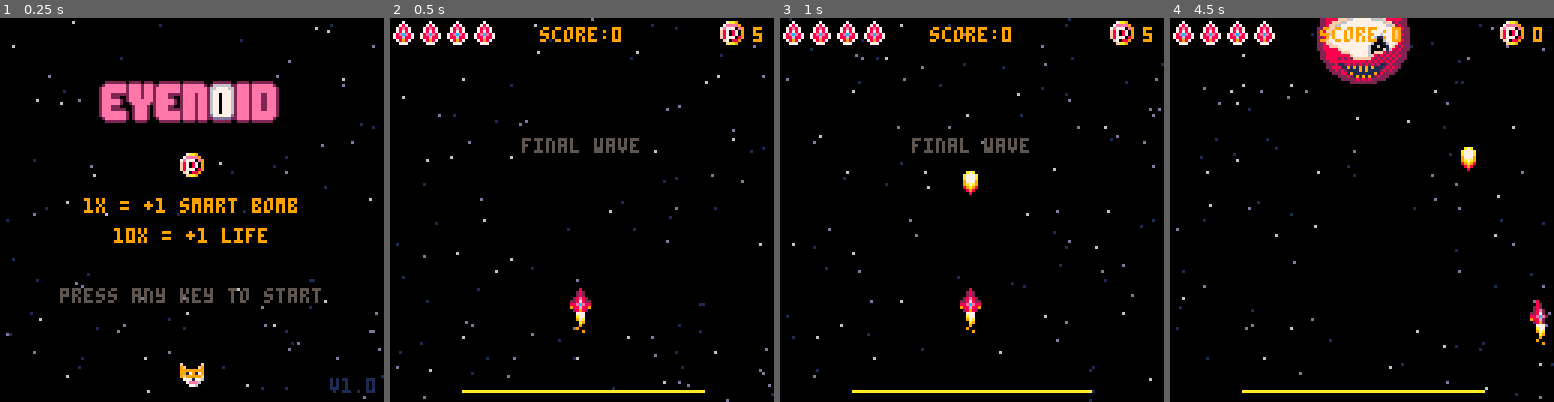
Above: before the commit, frames 1-4 (left to right).
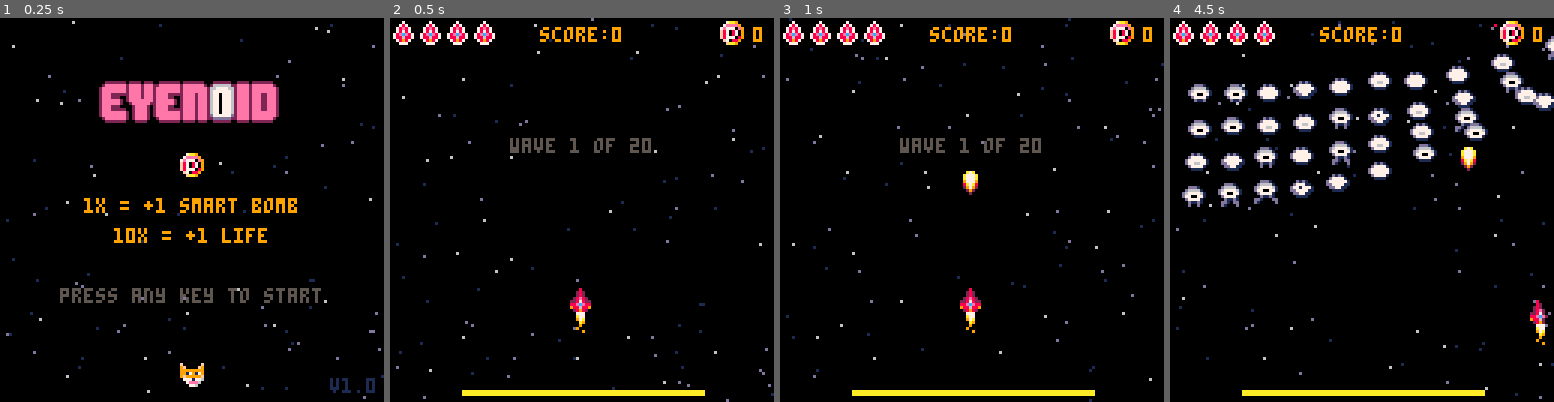
Above: after the commit, the same moments.

Repository: theRenard/shmup
Game: PICO-8 cartridge shmup_sep.p8
Two runs of this game, one before a commit and one after it. Both use one fixed random seed, a clock stepped at 60 frames per second and the inputs below.
Inputs:
- Up to frame 1 (0.25 s): no input
- Up to frame 2 (0.5 s): tap X (X key) at 0.33 s
- Up to frame 3 (1 s): tap O (Z key) at 0.7 s
- Up to frame 4 (4.5 s): tap X (X key) at 1.07, 1.85, 2.97, 4.08 s; hold Right 1.6-2.1 s; tap O (Z key) every 0.4 s from 1.7 to 4.1 s; hold Up 2.15-2.42 s; hold Right 2.47-3.03 s; hold Left 3.08-3.58 s; hold Down 3.63-3.97 s; hold Right from 4.02 s (still down)

Frame 1 is identical in both runs. In frame 2, 1.0% of the frame differs, in the area x 18-97%, y 3-99%; in frame 3, 1.1%; in frame 4, 12%, in the area x 3-100%, y 0-99%.

Commit message:
Refactor ship movement controls, adjust enemy attack frequency, and update enemy sprites

Diff:
--- a/behavior.lua
+++ b/behavior.lua
@@ -44,7 +44,7 @@
   end
 
   if myen.mission == 'protect' then
-    if myen.type == 4 then
+    if myen.type == 6 then
       firespread(myen, 8, 1.3, rnd())
     elseif myen.type == 2 or myen.type == 3 then
       aimedfire(myen, 2)
@@ -73,7 +73,7 @@
   sfx(2)
   local scoremul = 1
   explode(myen.x + 4, myen.y + 4)
-  if rnd() < 0.1 then
+  if rnd() < pickupFreq then
     droppickup(myen.x, myen.y)
   end
 
--- a/boss.lua
+++ b/boss.lua
@@ -16,9 +16,10 @@
   end
 
   if boss.phbegin + 8 * 30 < t then
-    boss.mission = 'boss4'
+    boss.mission = 'boss2'
     boss.subphase = 1
     boss.phbegin = t
+    droppickup(boss.x, boss.y)
   end
   move(boss)
 end
@@ -49,6 +50,7 @@
       boss.mission = 'boss3'
       boss.phbegin = t
       boss.sy = 0
+      droppickup(boss.x, boss.y)
     end
   end
 
@@ -80,6 +82,7 @@
     boss.subphase = 1
     boss.subphase = 1
     boss.phbegin = t
+    droppickup(boss.x, boss.y)
   end
 end
 
@@ -109,6 +112,7 @@
       boss.mission = 'boss1'
       boss.phbegin = t
       boss.sy = 0
+      droppickup(boss.x, boss.y)
     end
   end
 
--- a/collisions.lua
+++ b/collisions.lua
@@ -25,10 +25,17 @@
         del(buls, mybul)
         smol_shwave(mybul.x + 4, mybul.y + 4)
         smol_spark(myen.x + 4, myen.y + 4)
+        sfx(3)
+
+        if myen.invul then
+          if myen.spr <= myen.spr_ref + 5 then
+            return
+          end
+        end
+
         if myen.mission != 'flyin' then
           myen.hp -= mybul.dmg
         end
-        sfx(3)
         if myen.boss then
           myen.flash = 5
         else
--- a/enemies/behavior.lua
+++ b/enemies/behavior.lua
@@ -47,7 +47,7 @@
 
     if myen.type == 1 or myen.type == 5 then
       -- move towards the player
-      myen.sy = 1.7
+      myen.sy = myen.speed
       myen.sx = sin(t/45)
 
       if myen.x < 32 then
@@ -60,7 +60,7 @@
 
     elseif myen.type == 2 or myen.type == 6 then
       -- move towards the player
-      myen.sy = 2.5
+      myen.sy = myen.speed
       myen.sx = sin(t/45)
 
       if myen.x < 32 then
@@ -76,7 +76,7 @@
 
       if myen.sx == 0 then
         -- move towards the player
-        myen.sy = 1.5
+        myen.sy =  myen.speed
         if ship.y <= myen.y then
           myen.sy = 0
           if ship.x < myen.x then
@@ -91,7 +91,7 @@
 
     elseif myen.type == 4 then
       -- move towards the player
-      myen.sy = 0.35
+      myen.sy = myen.speed
 
       if myen.y > 110 then
         myen.sy = 3
--- a/enemies/spawn.lua
+++ b/enemies/spawn.lua
@@ -1,3 +1,13 @@
+local hp_high = 6
+local hp_mid = 4
+local hp_low = 2
+local sp_high = 3
+local sp_mid = 2
+local sp_low = 1
+local score_high = 3
+local score_mid = 2
+local score_low = 1
+
 function spawnen(type, enx, eny, enwait)
   local myen = create_entity()
   myen.x = enx*2-64 or rnd(128)
@@ -5,57 +15,78 @@
   myen.posx = enx or rnd(128)
   myen.posy = eny or rnd(128)
   myen.wait = enwait or 0
-  myen.anispd = 0.4
   myen.mission = 'flyin'
   myen.type = type
-  myen.anispd = 0.5 + rnd(0.2)
+  myen.speed = 1
+  myen.anispd = 0.1 + rnd(0.2)
 
+  -- red alien
   if type == nil or type == 1 then
-    -- red alien
     myen.spr = 128
-    myen.hp = 1
+    myen.spr_ref = 128
     myen.ani = create_numbers(128, 142)
-    myen.score = 1
+    myen.hp = hp_low
+    myen.score = score_low
+    myen.speed = sp_mid
+
+    -- green alien
   elseif type == 2 then
-    -- green alien
     myen.spr = 144
-    myen.hp = 2
+    myen.spr_ref = 144
     myen.ani = create_numbers(144, 158)
-    myen.score = 2
+    myen.hp = hp_high
+    myen.score = score_mid
+    myen.speed = sp_low
+
+  -- squid
   elseif type == 3 then
-    -- pink
     myen.spr = 160
-    myen.hp = 3
+    myen.spr_ref = 160
     myen.ani = create_numbers(160, 174)
-    myen.score = 3
+    myen.hp = hp_low
+    myen.score = score_mid
+    myen.speed = sp_low
+
+  -- invisible
   elseif type == 4 then
-    -- blue
     myen.spr = 176
-    myen.hp = 3
+    myen.spr_ref = 176
     myen.ani = create_numbers(176, 190)
-    myen.score = 4
+    myen.hp = hp_mid
+    myen.score = score_high
+    myen.speed = sp_mid
+    myen.invul = true
+
+    -- metal
   elseif type == 5 then
-    -- metal
-    myen.spr = 92
-    myen.hp = 4
+    myen.spr = 192
+    myen.spr_ref = 192
     myen.ani = create_numbers(192, 206)
-    myen.score = 5
+    myen.hp = hp_high
+    myen.score = score_high
+    myen.invul = true
+
+    -- star
   elseif type == 6 then
-    -- star
     myen.spr = 208
-    myen.hp = 4
+    myen.spr_ref = 208
     myen.ani = create_numbers(208, 222)
-    myen.score = 6
+    myen.hp = hp_mid
+    myen.score = score_mid
+
+    -- egg
   elseif type == 7 then
-    -- claws
     myen.spr = 224
-    myen.hp = 4
+    myen.spr_ref = 224
     myen.ani = create_numbers(224, 238)
-    myen.score = 7
+    myen.hp = hp_high
+    myen.score = score_high
+    myen.invul = true
+
+  -- boss
   elseif type == 8 then
-    -- boss
     myen.spr = 68
-    myen.hp = 100
+    myen.hp = 150
     myen.ani = { 68, 68, 72 }
     myen.anispd = 0.1
     myen.sprw = 4
--- a/enemies/waves.lua
+++ b/enemies/waves.lua
@@ -2,101 +2,198 @@
   if wave == 1 then
     attackfreq = 50
     firefreq = 20
-    place_enemies({
-      {0, 0, 1, 1, 1, 1, 1, 1, 0, 0},
-      {0, 0, 1, 1, 1, 1, 1, 1, 0, 0},
-      {0, 0, 1, 1, 1, 1, 1, 1, 0, 0},
-      {0, 0, 1, 1, 1, 1, 1, 1, 0, 0},
-    })
+    test = 7
+    place_enemies({
+      { test, test, test, test, test, test, test, test, test, test },
+      { test, test, test, test, test, test, test, test, test, test },
+      { test, test, test, test, test, test, test, test, test, test },
+      { test, test, test, test, test, test, test, test, test, test }
+    })
+    -- place_enemies({
+    --   { 0, 0, 1, 0, 1, 0, 0, 1, 0, 0 },
+    --   { 0, 0, 1, 1, 1, 0, 0, 1, 0, 0 },
+    --   { 0, 0, 1, 0, 1, 0, 0, 1, 0, 0 },
+    --   { 0, 0, 1, 0, 1, 0, 0, 1, 0, 0 }
+    -- })
   elseif wave == 2 then
     attackfreq = 40
     firefreq = 20
     place_enemies({
-      {1, 1, 1, 1, 2, 2, 1, 1, 1, 1},
-      {1, 1, 1, 1, 2, 2, 1, 1, 1, 1},
-      {0, 1, 1, 1, 2, 2, 1, 1, 1, 0},
-      {0, 0, 1, 1, 1, 1, 1, 1, 0, 0},
+      { 0, 1, 1, 1, 2, 2, 1, 1, 1, 0 },
+      { 0, 1, 1, 1, 0, 0, 1, 1, 1, 0 },
+      { 0, 1, 1, 1, 0, 0, 1, 1, 1, 0 },
+      { 0, 0, 1, 1, 1, 1, 1, 1, 0, 0 }
     })
   elseif wave == 3 then
     attackfreq = 30
     firefreq = 20
     place_enemies({
-      {0, 0, 2, 2, 2, 2, 2, 2, 0, 0},
-      {0, 0, 2, 2, 2, 2, 2, 2, 0, 0},
-      {0, 0, 2, 2, 2, 2, 2, 2, 0, 0},
-      {0, 0, 2, 2, 2, 2, 2, 2, 0, 0},
+      { 0, 0, 2, 2, 2, 2, 2, 2, 0, 0 },
+      { 0, 0, 2, 1, 1, 1, 1, 2, 0, 0 },
+      { 0, 0, 2, 1, 1, 1, 1, 2, 0, 0 },
+      { 0, 0, 2, 2, 2, 2, 2, 2, 0, 0 }
     })
   elseif wave == 4 then
     attackfreq = 20
     firefreq = 20
     place_enemies({
-      {0, 0, 2, 2, 3, 3, 2, 2, 0, 0},
-      {0, 0, 2, 2, 3, 3, 2, 2, 0, 0},
-      {0, 0, 2, 2, 3, 3, 2, 2, 0, 0},
-      {0, 0, 2, 2, 2, 2, 2, 2, 0, 0},
+      { 0, 0, 2, 2, 3, 3, 2, 2, 0, 0 },
+      { 0, 0, 2, 2, 3, 3, 2, 2, 0, 0 },
+      { 0, 0, 2, 2, 3, 3, 2, 2, 0, 0 },
+      { 0, 0, 2, 2, 2, 2, 2, 2, 0, 0 }
     })
   elseif wave == 5 then
     attackfreq = 20
     firefreq = 20
     place_enemies({
-      {0, 3, 3, 3, 3, 3, 3, 3, 3, 0},
-      {0, 3, 3, 3, 3, 3, 3, 3, 3, 0},
-      {0, 3, 3, 3, 3, 3, 3, 3, 3, 0},
-      {0, 3, 3, 3, 3, 3, 3, 3, 3, 0},
+      { 0, 3, 3, 3, 3, 3, 3, 3, 3, 0 },
+      { 0, 3, 3, 3, 3, 3, 3, 3, 3, 0 },
+      { 0, 3, 3, 3, 3, 3, 3, 3, 3, 0 },
+      { 0, 3, 3, 3, 3, 3, 3, 3, 3, 0 }
     })
   elseif wave == 6 then
     attackfreq = 20
     firefreq = 20
     place_enemies({
-      {0, 4, 4, 4, 4, 4, 4, 4, 4, 0},
-      {0, 4, 4, 4, 4, 4, 4, 4, 4, 0},
-      {0, 4, 5, 4, 4, 4, 4, 5, 4, 0},
-      {0, 4, 4, 4, 4, 4, 4, 4, 4, 0},
+      { 0, 4, 4, 4, 4, 4, 4, 4, 4, 0 },
+      { 0, 4, 4, 4, 4, 4, 4, 4, 4, 0 },
+      { 0, 4, 5, 4, 4, 4, 4, 5, 4, 0 },
+      { 0, 4, 4, 4, 4, 4, 4, 4, 4, 0 }
     })
   elseif wave == 7 then
     attackfreq = 20
     firefreq = 20
     place_enemies({
-      {5, 5, 5, 5, 5, 5, 5, 5, 5, 5},
-      {5, 5, 5, 5, 5, 5, 5, 5, 5, 5},
-      {5, 5, 5, 5, 5, 5, 5, 5, 5, 5},
-      {5, 5, 5, 5, 5, 5, 5, 5, 5, 5},
+      { 5, 5, 5, 5, 5, 5, 5, 5, 5, 5 },
+      { 5, 5, 5, 5, 5, 5, 5, 5, 5, 5 },
+      { 5, 5, 5, 5, 5, 5, 5, 5, 5, 5 },
+      { 5, 5, 5, 5, 5, 5, 5, 5, 5, 5 }
     })
   elseif wave == 8 then
     attackfreq = 20
     firefreq = 20
     place_enemies({
-      {6, 5, 6, 6, 6, 6, 6, 6, 5, 6},
-      {6, 5, 6, 6, 6, 6, 6, 6, 5, 6},
-      {6, 5, 6, 6, 6, 6, 6, 6, 5, 6},
-      {6, 5, 6, 6, 6, 6, 6, 6, 5, 6},
+      { 6, 5, 6, 6, 6, 6, 6, 6, 5, 6 },
+      { 6, 5, 6, 6, 6, 6, 6, 6, 5, 6 },
+      { 6, 5, 6, 6, 6, 6, 6, 6, 5, 6 },
+      { 6, 5, 6, 6, 6, 6, 6, 6, 5, 6 }
     })
   elseif wave == 9 then
     attackfreq = 20
     firefreq = 20
     place_enemies({
-      {0, 0, 0, 7, 7, 7, 7, 0, 0, 0},
-      {0, 0, 0, 7, 7, 7, 7, 0, 0, 0},
-      {0, 0, 0, 7, 7, 7, 7, 0, 0, 0},
-      {0, 0, 0, 7, 7, 7, 7, 0, 0, 0},
+      { 0, 0, 0, 7, 7, 7, 7, 0, 0, 0 },
+      { 0, 0, 0, 7, 7, 7, 7, 0, 0, 0 },
+      { 0, 0, 0, 7, 7, 7, 7, 0, 0, 0 },
+      { 0, 0, 0, 7, 7, 7, 7, 0, 0, 0 }
     })
   elseif wave == 10 then
     attackfreq = 20
     firefreq = 20
     place_enemies({
-      {0, 0, 0, 0, 0, 0, 0, 0, 0, 0},
-      {0, 0, 0, 0, 8, 0, 0, 0, 0, 0},
-      {0, 0, 0, 0, 0, 0, 0, 0, 0, 0},
-      {0, 0, 0, 0, 0, 0, 0, 0, 0, 0},
+      { 0, 0, 0, 7, 7, 7, 7, 0, 0, 0 },
+      { 0, 0, 0, 7, 7, 7, 7, 0, 0, 0 },
+      { 0, 0, 0, 7, 7, 7, 7, 0, 0, 0 },
+      { 0, 0, 0, 7, 7, 7, 7, 0, 0, 0 }
+    })
+  elseif wave == 11 then
+    attackfreq = 20
+    firefreq = 20
+    place_enemies({
+      { 0, 0, 0, 7, 7, 7, 7, 0, 0, 0 },
+      { 0, 0, 0, 7, 7, 7, 7, 0, 0, 0 },
+      { 0, 0, 0, 7, 7, 7, 7, 0, 0, 0 },
+      { 0, 0, 0, 7, 7, 7, 7, 0, 0, 0 }
+    })
+  elseif wave == 12 then
+    attackfreq = 20
+    firefreq = 20
+    place_enemies({
+      { 0, 0, 0, 7, 7, 7, 7, 0, 0, 0 },
+      { 0, 0, 0, 7, 7, 7, 7, 0, 0, 0 },
+      { 0, 0, 0, 7, 7, 7, 7, 0, 0, 0 },
+      { 0, 0, 0, 7, 7, 7, 7, 0, 0, 0 }
+    })
+  elseif wave == 13 then
+    attackfreq = 20
+    firefreq = 20
+    place_enemies({
+      { 0, 0, 0, 7, 7, 7, 7, 0, 0, 0 },
+      { 0, 0, 0, 7, 7, 7, 7, 0, 0, 0 },
+      { 0, 0, 0, 7, 7, 7, 7, 0, 0, 0 },
+      { 0, 0, 0, 7, 7, 7, 7, 0, 0, 0 }
+    })
+  elseif wave == 14 then
+    attackfreq = 20
+    firefreq = 20
+    place_enemies({
+      { 0, 0, 0, 7, 7, 7, 7, 0, 0, 0 },
+      { 0, 0, 0, 7, 7, 7, 7, 0, 0, 0 },
+      { 0, 0, 0, 7, 7, 7, 7, 0, 0, 0 },
+      { 0, 0, 0, 7, 7, 7, 7, 0, 0, 0 }
+    })
+  elseif wave == 15 then
+    attackfreq = 20
+    firefreq = 20
+    place_enemies({
+      { 0, 0, 0, 7, 7, 7, 7, 0, 0, 0 },
+      { 0, 0, 0, 7, 7, 7, 7, 0, 0, 0 },
+      { 0, 0, 0, 7, 7, 7, 7, 0, 0, 0 },
+      { 0, 0, 0, 7, 7, 7, 7, 0, 0, 0 }
+    })
+  elseif wave == 16 then
+    attackfreq = 20
+    firefreq = 20
+    place_enemies({
+      { 0, 0, 0, 7, 7, 7, 7, 0, 0, 0 },
+      { 0, 0, 0, 7, 7, 7, 7, 0, 0, 0 },
+      { 0, 0, 0, 7, 7, 7, 7, 0, 0, 0 },
+      { 0, 0, 0, 7, 7, 7, 7, 0, 0, 0 }
+    })
+  elseif wave == 17 then
+    attackfreq = 20
+    firefreq = 20
+    place_enemies({
+      { 0, 0, 0, 7, 7, 7, 7, 0, 0, 0 },
+      { 0, 0, 0, 7, 7, 7, 7, 0, 0, 0 },
+      { 0, 0, 0, 7, 7, 7, 7, 0, 0, 0 },
+      { 0, 0, 0, 7, 7, 7, 7, 0, 0, 0 }
+    })
+  elseif wave == 18 then
+    attackfreq = 20
+    firefreq = 20
+    place_enemies({
+      { 0, 0, 0, 7, 7, 7, 7, 0, 0, 0 },
+      { 0, 0, 0, 7, 7, 7, 7, 0, 0, 0 },
+      { 0, 0, 0, 7, 7, 7, 7, 0, 0, 0 },
+      { 0, 0, 0, 7, 7, 7, 7, 0, 0, 0 }
+    })
+  elseif wave == 19 then
+    attackfreq = 20
+    firefreq = 20
+    place_enemies({
+      { 0, 0, 0, 7, 7, 7, 7, 0, 0, 0 },
+      { 0, 0, 0, 7, 7, 7, 7, 0, 0, 0 },
+      { 0, 0, 0, 7, 7, 7, 7, 0, 0, 0 },
+      { 0, 0, 0, 7, 7, 7, 7, 0, 0, 0 }
+    })
+  elseif wave == 20 then
+    attackfreq = 20
+    firefreq = 20
+    place_enemies({
+      { 0, 0, 0, 0, 0, 0, 0, 0, 0, 0 },
+      { 0, 0, 0, 0, 8, 0, 0, 0, 0, 0 },
+      { 0, 0, 0, 0, 0, 0, 0, 0, 0, 0 },
+      { 0, 0, 0, 0, 0, 0, 0, 0, 0, 0 }
     })
   end
 end
 
 function place_enemies(lvl)
-  for y=1,4 do
-    for x=1,10 do
+  for y = 1, 4 do
+    for x = 1, 10 do
       if lvl[y][x] > 0 then
-        spawnen(lvl[y][x], x*12-6, 10+y*12, x*3+y*3)
+        spawnen(lvl[y][x], x * 12 - 6, 10 + y * 12, x * 3 + y * 3)
       end
     end
   end
--- a/energy_bar.lua
+++ b/energy_bar.lua
@@ -10,7 +10,7 @@
     if energy_bar <= 40 then
       energy_bar += 2
     else
-      energy_bar += 1
+      energy_bar += 3
     end
     if energy_bar > 80 then
       energy_bar = 80
@@ -31,7 +31,7 @@
   local x0 = 24
   local y0 = 124
   local x1 = energy_bar + 24
-  local y1 = 124
+  local y1 = 125
 
   if energy_bar < 40 then
     color = 9
--- a/game/game_over.lua
+++ b/game/game_over.lua
@@ -3,7 +3,7 @@
     return
   end
 
-  if btn(4) == false and btn(5) == false then
+  if btnp(🅾️) == false and btnp(❎) == false then
     btnreleased = true
   end
 
--- a/game/start.lua
+++ b/game/start.lua
@@ -1,6 +1,6 @@
 function update_start()
   animatestars(0.5)
-  if btn(4) == false and btn(5) == false then
+  if btnp(🅾️) == false and btnp(❎) == false then
     btnreleased = true
   end
 
@@ -42,7 +42,7 @@
 
   -- logo
   if t % 30 == 0 then
-    logo = 21 + flr(rnd(3))
+    logo = 21 + flr(rnd(2))
   end
   spr(logo,60,115)
 
--- a/game/win.lua
+++ b/game/win.lua
@@ -3,7 +3,7 @@
     return
   end
 
-  if btn(4) == false and btn(5) == false then
+  if btnp(🅾️) == false and btnp(❎) == false then
     btnreleased = true
   end
 
--- a/ship.lua
+++ b/ship.lua
@@ -14,29 +14,29 @@
   ship.spr = 2
   ship.colw = 7
 
-  if btn(0) then
+  if btn(⬅️) then
     ship.sx = -2
     ship.spr = 1
   end
-  if btn(1) then
+  if btn(➡️) then
     ship.sx = 2
     ship.spr = 3
   end
-  if btn(2) then
+  if btn(⬆️) then
     ship.sy = -2
   end
-  if btn(3) then
+  if btn(⬇️) then
     ship.sy = 2
   end
 
-  if btnp(5) then
+  if btnp(❎) then
     if powerups > 0 then
       cherbomb()
       powerups = 0
     end
   end
 
-  if btn(4) then
+  if btn(🅾️) then
     if bultimer <= 0 and can_fire() then
       local newbul = create_entity()
       newbul.x = ship.x + 1
@@ -55,7 +55,7 @@
     end
   end
 
-  if btn(4) then
+  if btn(❎) then
     is_firing = true
   else
     is_firing = false
--- a/shmup_sep.p8
+++ b/shmup_sep.p8
@@ -38,10 +38,10 @@
 a777a00000099000001cc10000000000000000009f0000f99f0000f99f9009f90002222222022220222002222222022222220002222220022220222222200000
 a777a000009aa90001c77c100000000000000000999999999999999999199199002eeeeeee2eeee2eee22eeeeeee2eeeeeee20266666622eeee2eeeeeee20000
 9777900009a77a9001c77c10000000000000000099179179997197199979979902eeeeeeee2eeee2eee2eeeeeeee2eeeeeeee2667777662eeee2eeeeeeee2000
-9a7a900009a77a90001cc10000000000000000009f99999f9f99999f9f77177f02eeeeeeee2eeee2eee2eeeeeeee2eeeeeeee2677777762eeee2eeeeeeee2000
-89a98000009aa900000c100000000000000000000777177607771776077eee7602eee222222eeee2eee2eeee22222eeee2eee2677777762eeee2eee22eee2000
-08980000000990000001c0000000000000000000007eee60007eee600077776002eee222002eeee2eee2eeee22002eeee2eee2677777762eeee2eee22eee2000
-0080000000000000000c1000000000000000000000077600000776000007760002eeeeee202eeeeeeee2eeeeee202eeee2eee2677777762eeee2eee22eee2000
+8a7a800009a77a90001cc10000000000000000009f99999f9f99999f9f77177f02eeeeeeee2eeee2eee2eeeeeeee2eeeeeeee2677777762eeee2eeeeeeee2000
+29792000009aa900000c100000000000000000000777177607771776077eee7602eee222222eeee2eee2eeee22222eeee2eee2677777762eeee2eee22eee2000
+02920000000990000001c0000000000000000000007eee60007eee600077776002eee222002eeee2eee2eeee22002eeee2eee2677777762eeee2eee22eee2000
+0020000000000000000c1000000000000000000000077600000776000007760002eeeeee202eeeeeeee2eeeeee202eeee2eee2677777762eeee2eee22eee2000
 022220000eeee00007777000000700000001000000000000000000000000000002eeeeee2002eeeeee22eeeeee202eeee2eee2677777762eeee2eee22eee2000
 22ee2200ee77ee0077227700007870000010100000000000000000000000000002eee22200002eeee202eeee22002eeee2eee2677777762eeee2eee22eee2000
 2e77e200e7227e0072ee2700078e87000100010000000000000000000000000002eee22222002eeee202eeee22222eeee2eee2677777762eeee2eee22eee2000
--- a/variables.lua
+++ b/variables.lua
@@ -26,11 +26,12 @@
   -- Gameplay
   score=0
   highscore=0
-  powerups=5
-  wave=9
-  lastwave=10
+  powerups=0
+  wave=0 -- 1-indexed
+  lastwave=20
   lives=4
   attackfreq=60
+  pickupFreq=0.1
 
   -- info
   log=""
